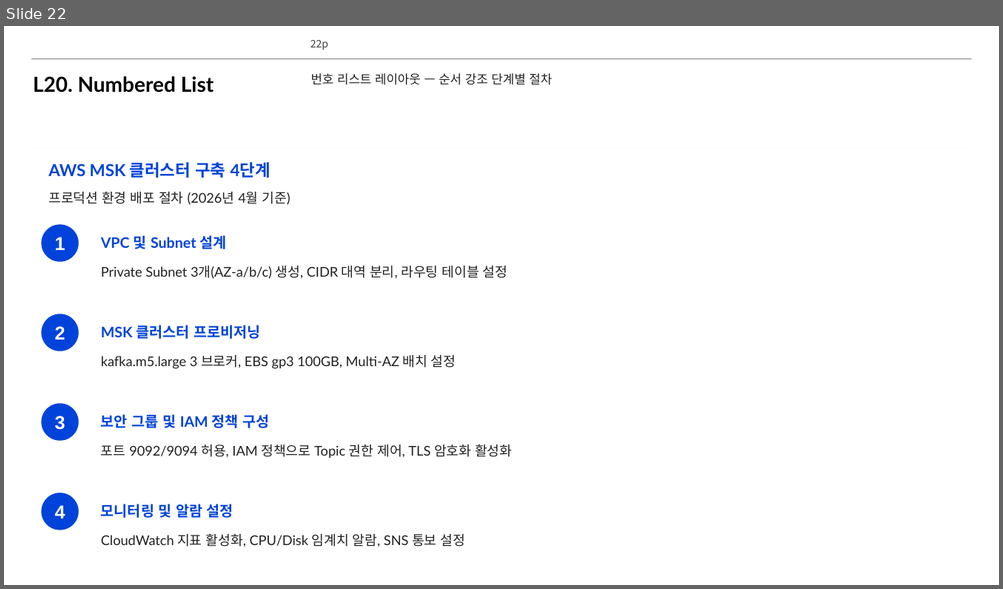
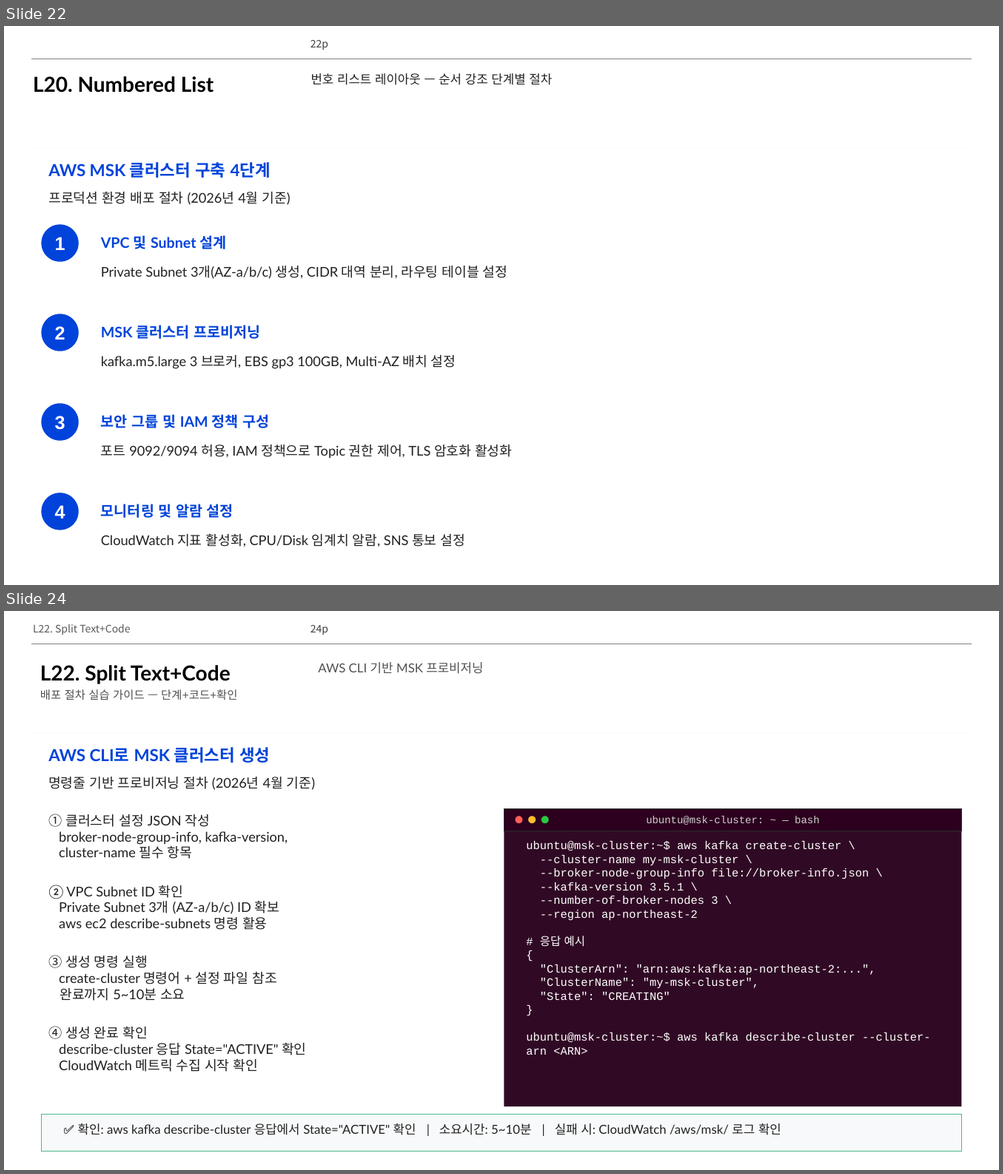
Before and after one commit to lhs6395-hslee/project-steer, a slide deck: results/pptx/AWS_MSK_Expert_Intro.pptx. Shown one above the other, each under a label of ours: slide 22 before the commit, slides 22 and 24 after it; the slides between them are not shown. The pictures are 1003x589 and 1003x1174 pixels, drawn with LibreOffice and Linux fonts; fonts in the diff are those of the drawing; background and template pictures are left out. Boxes give left, top, right and bottom in pixels: in the first picture for what was removed or moved away, otherwise in the second. Text is boxed around its words. In the diff, an @@ line names an element or a change of style, - is before the commit and + after.

```diff
--- a/results/pptx/AWS_MSK_Expert_Intro.pptx
+++ b/results/pptx/AWS_MSK_Expert_Intro.pptx
@@ slide 24 added at (4,611,999,1170), background #FFFFFF; not listed: 3 template elements that a slide beside it also shows @@
@@ text added at (33,624,130,635), 10 pt, text #595959 @@
+L22. Split Text+Code
@@ text added at (40,665,230,684), 20 pt, text #000000, bold @@
+L22. Split Text+Code
@@ text added at (318,662,483,674), 12 pt, text #505050 @@
+AWS CLI 기반 MSK 프로비저닝
@@ text added at (40,689,237,700), 11 pt, text #505050 @@
+배포 절차 실습 가이드 — 단계+코드+확인
@@ text added at (48,747,270,763), 16 pt, text #0043DA, bold @@
+AWS CLI로 MSK 클러스터 생성
@@ text added at (48,777,315,790), 13 pt, text #212121 @@
+명령줄 기반 프로비저닝 절차 (2026년 4월 기준)
@@ rectangle added at (504,809,962,1107), fill #300A24 @@
@@ rectangle added at (504,809,962,831), fill #2C001E, outline #2D2D2D 0.5 pt, 10 pt, text #D0D0D0 @@
+ubuntu@msk-cluster: ~ — bash
@@ text added at (48,814,306,1072), 13 pt, text #212121 @@
+① 클러스터 설정 JSON 작성
+broker-node-group-info, kafka-version,
+cluster-name 필수 항목
+② VPC Subnet ID 확인
+Private Subnet 3개 (AZ-a/b/c) ID 확보
+aws ec2 describe-subnets 명령 활용
+③ 생성 명령 실행
+create-cluster 명령어 + 설정 파일 참조
+완료까지 5~10분 소요
+④ 생성 완료 확인
+describe-cluster 응답 State="ACTIVE" 확인
+CloudWatch 메트릭 수집 시작 확인
@@ ellipse added at (515,816,523,823), fill #FF5F57 @@
@@ ellipse added at (529,816,536,823), fill #FEBC2E @@
@@ ellipse added at (541,816,549,823), fill #28C840 @@
@@ text added at (526,841,930,1055), 11 pt, text #FFFFFF @@
+ubuntu@msk-cluster:~$ aws kafka create-cluster \
+--cluster-name my-msk-cluster \
+--broker-node-group-info file://broker-info.json \
+--kafka-version 3.5.1 \
+--number-of-broker-nodes 3 \
+--region ap-northeast-2
+# 응답 예시
+{
+"ClusterArn": "arn:aws:kafka:ap-northeast-2:...",
+"ClusterName": "my-msk-cluster",
+"State": "CREATING"
+}
+ubuntu@msk-cluster:~$ aws kafka describe-cluster --cluster-arn <ARN>
@@ rectangle added at (41,1115,962,1152), fill #F8F9FA, outline #4CB88F 0.5 pt @@
@@ text added at (78,1124,781,1136), 12 pt, text #212121 @@
+✅ 확인: aws kafka describe-cluster 응답에서 State="ACTIVE" 확인 | 소요시간: 5~10분 | 실패 시: CloudWatch /aws/msk/ 로그 확인
```
Also in this commit, not shown: 2 other slides added, 2 other files.
